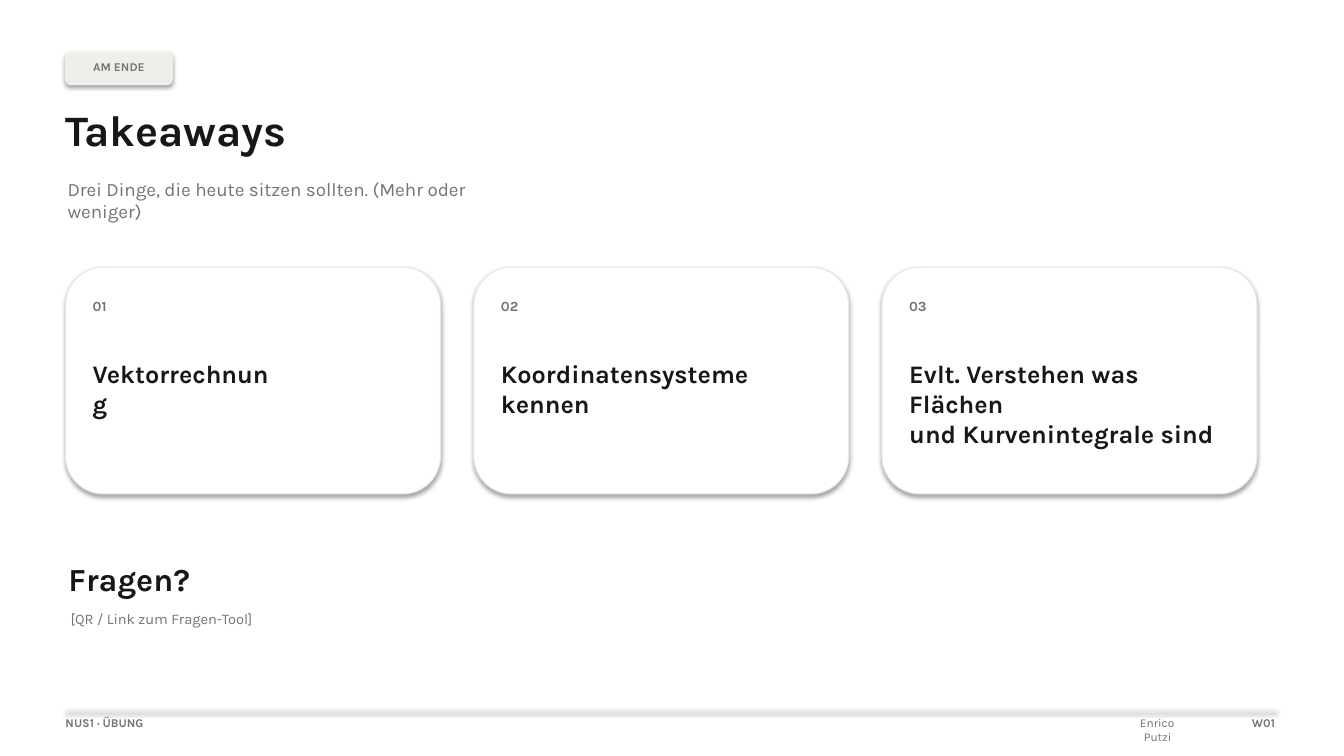
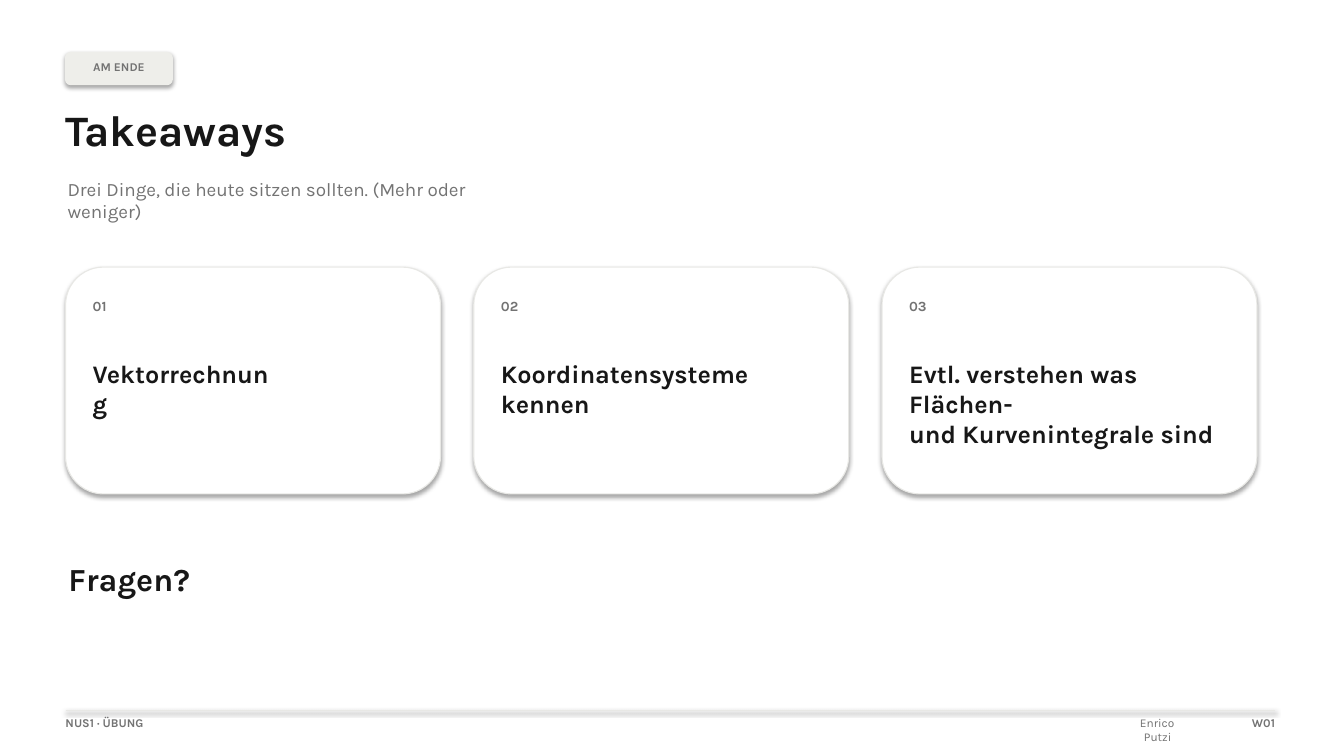
Before and after one commit to eputzi/eputzi.github.io, a slide deck: slide 10 of courses/nus1/files/slides/W01.pptx. Drawn at 1344x756 pixels with LibreOffice and Linux fonts; fonts in the diff are those of the drawing. Boxes give left, top, right and bottom in pixels: in the first picture for what was removed or moved away, otherwise in the second. Text is boxed around its words. In the diff, an @@ line names an element or a change of style, - is before the commit and + after.

```diff
--- a/courses/nus1/files/slides/W01.pptx
+++ b/courses/nus1/files/slides/W01.pptx
@@ text at <box>909,365,1214,450</box>: text changed @@
-Evlt. Verstehen was Flächen
-und Kurvenintegrale sind
+Evtl. verstehen was Flächen-
+und Kurvenintegrale sind
@@ text removed at <box>71,613,252,628</box> @@
-[QR / Link zum Fragen-Tool]
```
Also in this commit, not shown: 7 other slides changed, 5 other files.
